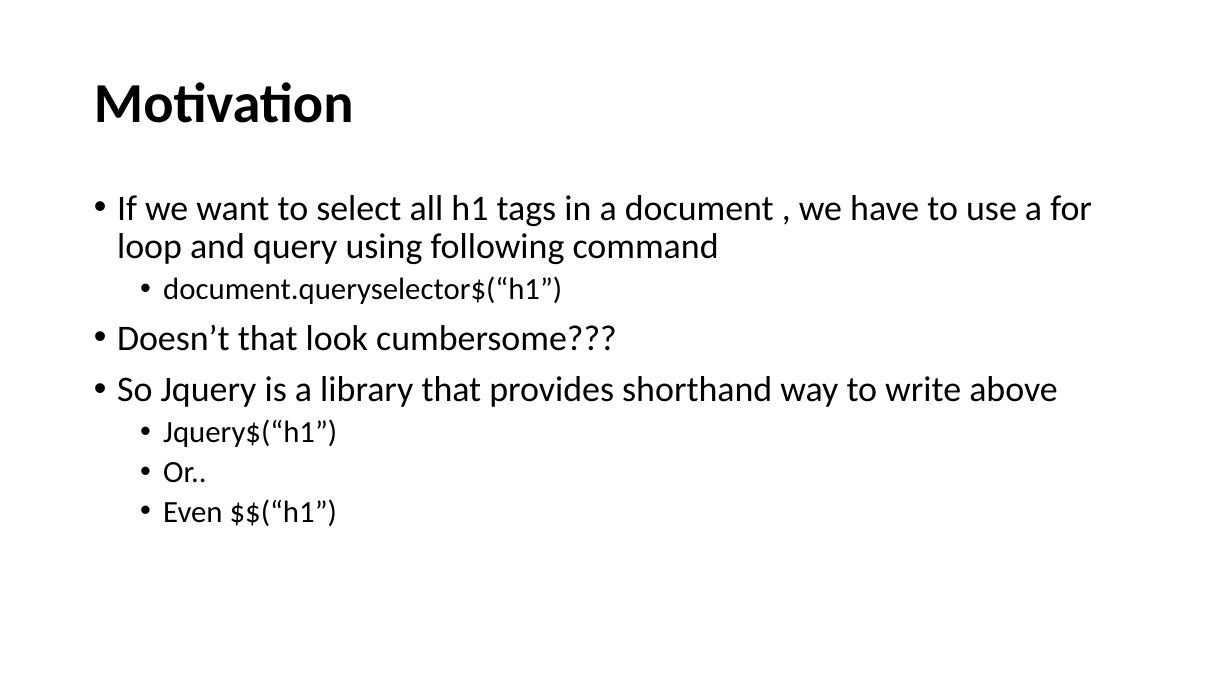
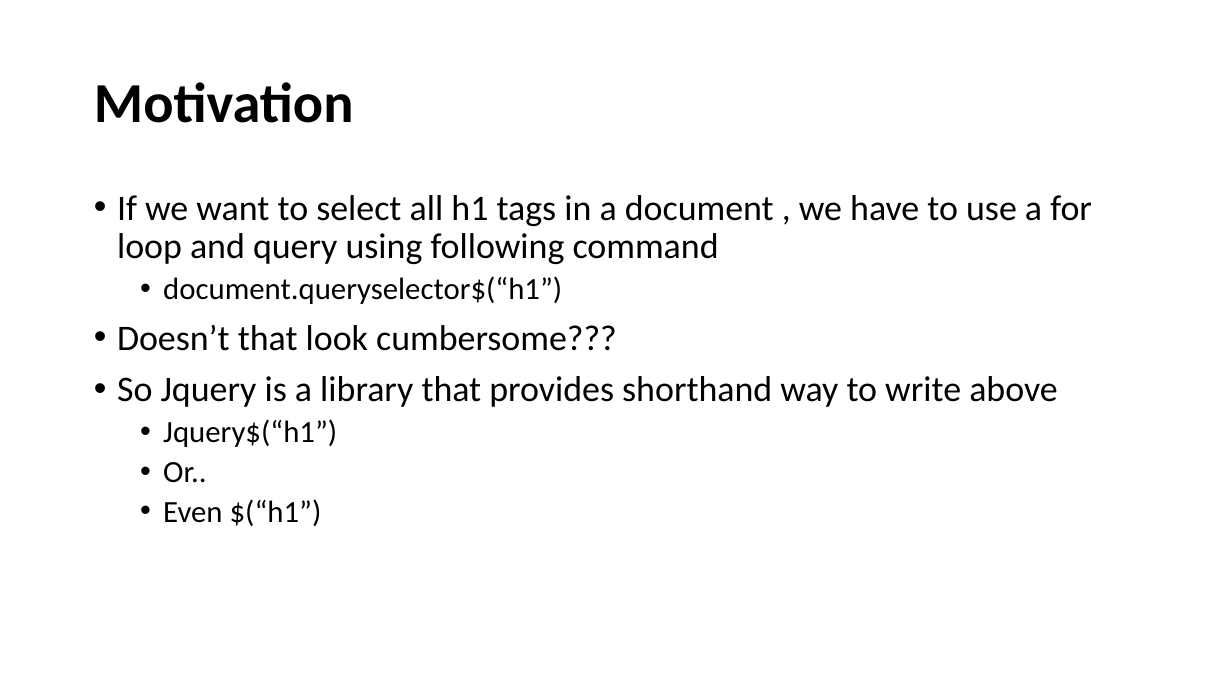
Before and after one commit to aroranishant8/WebDevelopment, a slide deck: slide 2 of Presentations/Section14_Jquery.pptx. Drawn at 1232x693 pixels with LibreOffice and Linux fonts; fonts in the diff are those of the drawing. Boxes give left, top, right and bottom in pixels: in the first picture for what was removed or moved away, otherwise in the second. Text is boxed around its words. In the diff, an @@ line names an element or a change of style, - is before the commit and + after.

```diff
--- a/Presentations/Section14_Jquery.pptx
+++ b/Presentations/Section14_Jquery.pptx
@@ text at (163,499,322,526): text changed @@
-  • Even $$(“h1”)
+  • Even $(“h1”)
```
Also in this commit, not shown: 10 other files.
